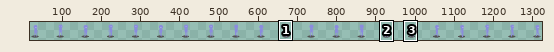
File history of a sprite sheet, Project/Content/Sprites/Player/player.png. The first picture is a wide view before the edit; the outline marks the close-up.
Close-up. Old version:
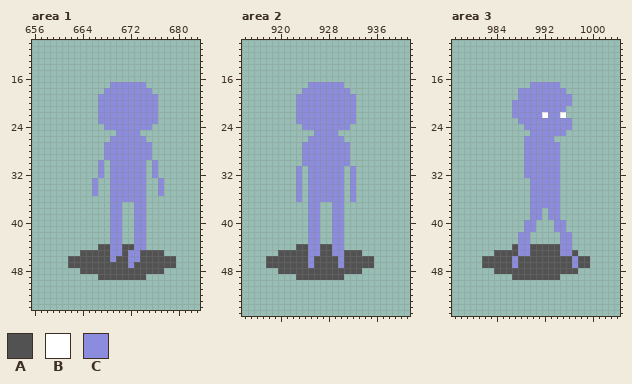
The file is 1344x64 pixels. Shown: area 1: x 656..683, y 10..54; area 2: x 914..941, y 10..55; area 3: x 977..1004, y 10..55. The wide view leaves out empty margins. The commit also changed other parts of the picture, which this record leaves out.
Palette (. is transparent): A #525252  B #ffffff  C #8b8cde
New version:
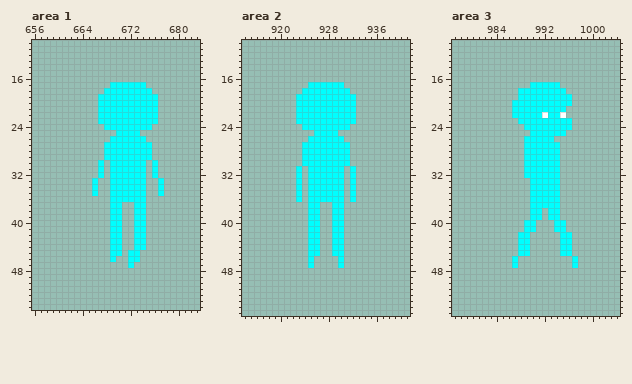
Diff:
@@ palette @@
-C #8b8cde
+C #00ffff
--- area 1
@@ x 656..683 @@
 43 .............CC..CC.........
-44 ...........AACCAACC.........
-45 ........AAAAACCACCAAAA......
-46 ......AAAAAAACAACCAAAAAA....
-47 ......AAAAAAAAAACAAAAAAA....
-48 ........AAAAAAAAAAAAAA......
-49 ...........AAAAAAAA.........
+44 .............CC..CC.........
+45 .............CC.CC..........
+46 .............C..CC..........
+47 ................C...........
+48 ............................
+49 ............................
 50 ............................
--- area 2
@@ x 914..941 @@
 43 ...........CC..CC...........
-44 .........AACCAACC...........
-45 ......AAAAACCAACCAAA........
-46 ....AAAAAAACAAAACAAAAA......
-47 ....AAAAAAACAAAACAAAAA......
-48 ......AAAAAAAAAAAAAA........
-49 .........AAAAAAAA...........
+44 ...........CC..CC...........
+45 ...........CC..CC...........
+46 ...........C....C...........
+47 ...........C....C...........
+48 ............................
+49 ............................
 50 ............................
--- area 3
@@ x 977..1004 @@
 43 ...........CC.....CC........
-44 ..........ACCAAAAACC........
-45 .......AAAACCAAAAACCA.......
-46 .....AAAAACAAAAAAAAACAA.....
-47 .....AAAAACAAAAAAAAACAA.....
-48 .......AAAAAAAAAAAAAA.......
-49 ..........AAAAAAAA..........
+44 ...........CC.....CC........
+45 ...........CC.....CC........
+46 ..........C.........C.......
+47 ..........C.........C.......
+48 ............................
+49 ............................
 50 ............................
